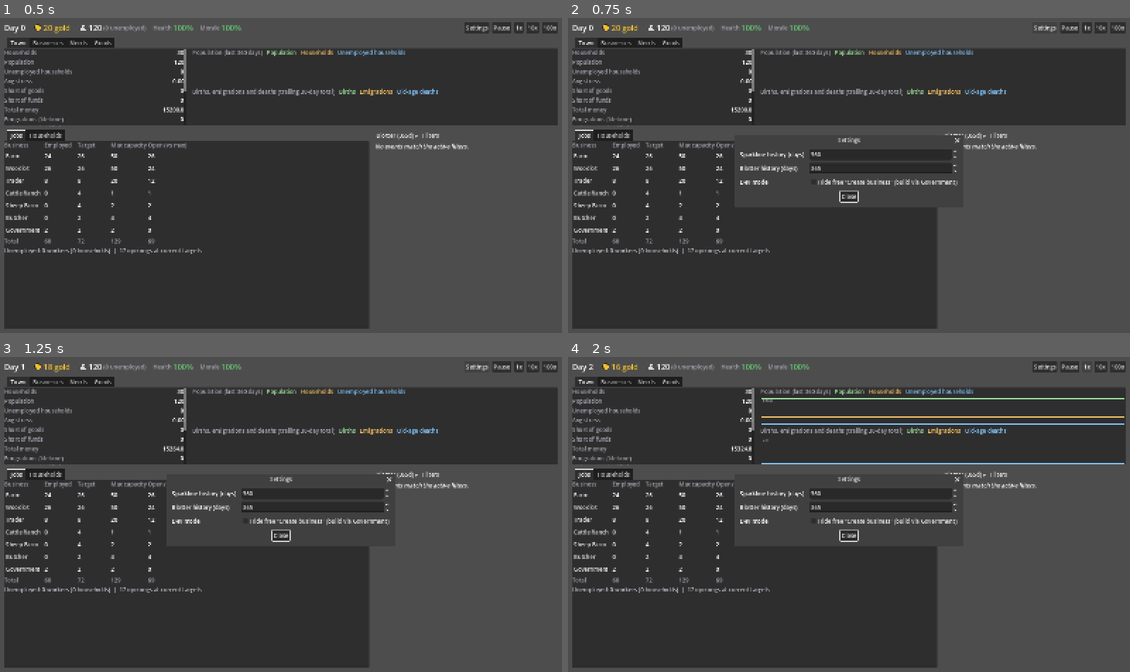
Above: before the commit, frames 1-4 (two rows, left to right).
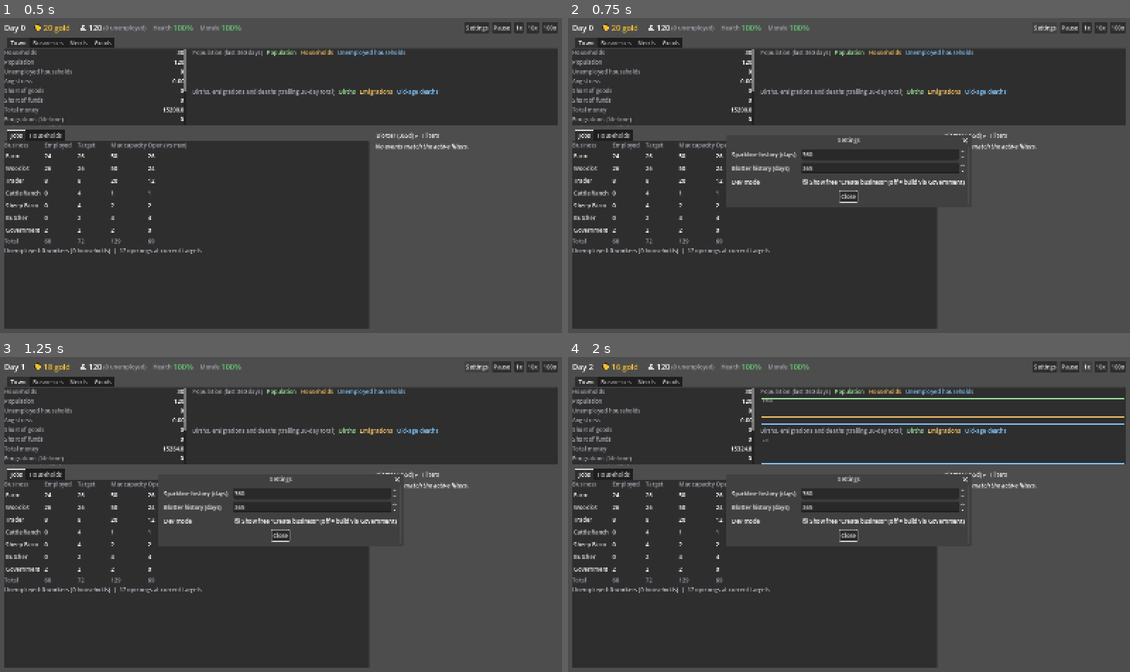
Above: after the commit, the same moments.

Repository: forsman5/sitka
Game: Godot game, scene res://scenes/sim/he_dashboard.tscn
Same seed, same stepped clock (60 frames per second), same inputs: the game is played once before the commit and once after it. This scene is started directly instead of the project's main scene.
Inputs:
- Up to frame 1 (0.5 s): no input
- Up to frame 2 (0.75 s): click "Settings" at 0.5 s
- Up to frame 3 (1.25 s): no input
- Up to frame 4 (2 s): click "1x" at 1.25 s

Frame 1 is identical in both runs. In frame 2, 0.9% of the frame differs, in the area x 28-72%, y 37-59%; in frame 3, 0.9%; in frame 4, 0.9%.

Commit message:
Government build cost dict; farm and woodlot free via Government; dev mode defaults on and shows free menu
- cost is {gold, goods}: gold from the treasury, goods from the Government Warehouse
- government_build_blocker() drives menu text and build_government_building
- farm/woodlot are zero-cost Government options (startup crew + seed cash, as Create business)
- dev_mode now defaults true and SHOWS the free Create business menu

Co-Authored-By: Claude Sonnet 5.5 <noreply@anthropic.com>

Diff:
--- a/scripts/global/game_state.gd
+++ b/scripts/global/game_state.gd
@@ -13,9 +13,9 @@
 var sparkline_days: int = 360
 ## Days of events the household-economy blotter shows.
 var blotter_days: int = 365
-## Experiments: hides the household-economy dashboard's free "Create business"
-## menu so new buildings have to go through the Government build menu.
-var dev_mode: bool = false
+## Dev mode shows the household-economy dashboard's free "Create business"
+## menu. Turn it off to force new buildings through the Government build menu.
+var dev_mode: bool = true
 
 @export var gather_speed: float = 1.3
 @export var game_speed: float = 1.0
--- a/scripts/sim/harness/run_household_economy.gd
+++ b/scripts/sim/harness/run_household_economy.gd
@@ -64,6 +64,7 @@
 	_check_fuel_fallback()
 	_check_government_taxes()
 	_check_government_warehouse()
+	_check_government_build_costs()
 	_check_business_fails_at_credit_limit()
 	_check_person_health_and_morale()
 
@@ -2277,6 +2278,41 @@
 		sim.advance_ticks(10)
 		_assert(warehouse.stock(timber) < held, "Sell order should export held timber (still %.2f of %.2f)" % [warehouse.stock(timber), held])
 
+## Government build costs: farm and woodlot are the free starter tier (built
+## through the same path as the warehouse), and a goods cost is drawn from the
+## Government Warehouse's stock and blocked while the warehouse can't cover it.
+func _check_government_build_costs() -> void:
+	print("
+=== Government build costs: free farm/woodlot, goods cost from the warehouse ===")
+	var sim := _new_sim("build_three_business_economy")
+	var settlement: HESettlement = sim.settlements[1]
+	var gov: HEBusiness = sim.businesses[HEScenarioSeeds.GOVERNMENT_BUSINESS_ID]
+	for type_key in ["farm", "woodlot"]:
+		_assert(sim.has_business_of_type(1, type_key), "Seeded town starts with a %s" % type_key)
+		_assert(sim.build_government_building(1, type_key) == false, "A second %s is refused (unique per town)" % type_key)
+		for business_id in sim.businesses.keys():
+			if (sim.businesses[business_id] as HEBusiness).type_key == type_key:
+				sim.businesses.erase(business_id)
+				settlement.business_ids.erase(business_id)
+				break
+		var treasury_before := gov.balance
+		_assert(sim.build_government_building(1, type_key), "%s should build through the Government for free" % type_key)
+		_assert(absf(gov.balance - treasury_before) < EPSILON, "A free %s must not touch the treasury" % type_key)
+		_assert(sim.has_business_of_type(1, type_key), "The new %s should exist" % type_key)
+
+	# Goods cost: no warehouse -> blocked; warehouse without stock -> blocked;
+	# stocked warehouse -> builds and the goods are consumed.
+	var timber := Commodity.Type.TIMBER
+	var option := {"type_key": "test_hall", "cost": HEScenarioSeeds.build_cost(0.0, {timber: 5.0})}
+	_assert(sim.government_build_blocker(1, option).contains("warehouse"), "Goods cost needs a warehouse")
+	gov.balance = HEScenarioSeeds.WAREHOUSE_BUILD_COST + 50.0
+	_assert(sim.build_government_building(1, "warehouse"), "Warehouse builds")
+	var warehouse := sim._government_warehouse(1)
+	_assert(sim.government_build_blocker(1, option).contains("has 0"), "Empty warehouse can't cover the goods cost")
+	warehouse.add_stock(timber, 8.0)
+	_assert(sim.government_build_blocker(1, option) == "", "Stocked warehouse covers the goods cost")
+	_assert(HEScenarioSeeds.cost_text(option["cost"]) == "5 Timber" or HEScenarioSeeds.cost_text(option["cost"]).contains("5"), "cost_text lists goods")
+
 ## Government + sales tax: every domestic sale remits a slice to the town
 ## treasury, which pays one permanent administrator and never overdrafts.
 ## Sweeps the tax rate so the printout answers "is a sales tax alone enough,
--- a/scripts/sim/household_economy/data/he_scenario_seeds.gd
+++ b/scripts/sim/household_economy/data/he_scenario_seeds.gd
@@ -244,15 +244,51 @@
 	warehouse.type_key = "warehouse"
 	return warehouse
 
-## Buildings the town government builds out of its treasury (not in
-## business_types(): they are not player-funded businesses and are never
-## seeded). Each has a gold `cost` the treasury must hold.
+## A construction cost: `gold` comes out of the treasury, `goods`
+## ({Commodity.Type: units}) out of the town's Government Warehouse stock.
+static func build_cost(gold: float = 0.0, goods: Dictionary = {}) -> Dictionary:
+	return {"gold": gold, "goods": goods}
+
+## "free", "200 g", or "20 g + 10 Timber" -- for build-menu item text.
+static func cost_text(cost: Dictionary) -> String:
+	var parts: Array[String] = []
+	var gold: float = cost.get("gold", 0.0)
+	if gold > 0.0:
+		parts.append("%.0f g" % gold)
+	var goods: Dictionary = cost.get("goods", {})
+	for commodity in goods:
+		parts.append("%.0f %s" % [goods[commodity], Commodity.name_of(commodity)])
+	return "free" if parts.is_empty() else " + ".join(parts)
+
+## What the government charges to build each player business kind, by
+## business_types() `type_key`. Kinds not listed here cannot be built through the
+## Government menu. A zero cost is the free starter tier (no warehouse needed);
+## later kinds pay gold and/or warehouse goods via build_cost().
+static func government_business_costs() -> Dictionary:
+	return {
+		"farm": build_cost(),
+		"woodlot": build_cost(),
+	}
+
+## Buildings the town government builds: the Warehouse (never seeded, not in
+## business_types()) plus the player business kinds priced in
+## government_business_costs(). Each carries a `cost` from build_cost().
+## `startup` marks a business that gets the new-business crew and seed cash
+## (HESimulation.add_new_business); the Warehouse runs on the treasury instead.
 static func government_buildings() -> Array[Dictionary]:
-	return [
-		{"type_key": "warehouse", "label": "Government Warehouse", "cost": WAREHOUSE_BUILD_COST,
+	var options: Array[Dictionary] = [
+		{"type_key": "warehouse", "label": "Government Warehouse", "cost": build_cost(WAREHOUSE_BUILD_COST),
 			"hint": "Employs %d admin workers; holds inventory bought with treasury funds for construction projects." % WAREHOUSE_WORKERS,
+			"startup": false,
 			"make": func(id: int, sid: int) -> HEBusiness: return make_warehouse(id, sid)},
 	]
+	var costs := government_business_costs()
+	for business_type in business_types():
+		if costs.has(business_type["type_key"]):
+			options.append({"type_key": business_type["type_key"], "label": business_type["label"],
+				"cost": costs[business_type["type_key"]], "hint": business_type["hint"],
+				"startup": true, "make": business_type["make"]})
+	return options
 
 ## THE registry of business kinds a player can pick: the dashboard's "Create
 ## business" menu and the setup page's checkboxes are both built from it, so a
--- a/scripts/sim/household_economy/he_dashboard.gd
+++ b/scripts/sim/household_economy/he_dashboard.gd
@@ -1084,7 +1084,7 @@
 	dev_label.text = "Dev mode"
 	grid.add_child(dev_label)
 	var dev_check := CheckBox.new()
-	dev_check.text = "Hide free \"Create business\" (build via Government)"
+	dev_check.text = "Show free \"Create business\" (off = build via Government)"
 	dev_check.button_pressed = GameState.dev_mode
 	dev_check.toggled.connect(GameState.set_dev_mode)
 	grid.add_child(dev_check)
@@ -1111,7 +1111,7 @@
 
 func _on_history_settings_changed() -> void:
 	if _create_business_button != null and is_instance_valid(_create_business_button):
-		_create_business_button.visible = not GameState.dev_mode
+		_create_business_button.visible = GameState.dev_mode
 	_update_history_titles()
 	_set_blotter_minimized(_blotter_minimized)
 	_refresh()
@@ -2491,7 +2491,7 @@
 		create_popup.add_item("%s (already built)" % option["label"] if already_built else option["label"], i)
 		create_popup.set_item_disabled(i, already_built)
 	create_popup.id_pressed.connect(_on_create_business_pressed)
-	create_button.visible = not GameState.dev_mode
+	create_button.visible = GameState.dev_mode
 	_create_business_button = create_button
 	_business_list.add_child(create_button)
 
@@ -2514,19 +2514,17 @@
 func _refresh_government_build_menu() -> void:
 	if _gov_build_popup == null or not is_instance_valid(_gov_build_popup):
 		return
-	var treasury := float(_simulation.get_government_summary(_town_settlement_id()).get("treasury", 0.0))
 	var gov_options := HEScenarioSeeds.government_buildings()
 	for i in gov_options.size():
 		var gov_option: Dictionary = gov_options[i]
-		var built := _simulation.has_business_of_type(_town_settlement_id(), gov_option["type_key"])
-		var affordable := treasury >= float(gov_option["cost"])
-		var item_text := "%s (%.0f g)" % [gov_option["label"], gov_option["cost"]]
-		if built:
+		var blocker := _simulation.government_build_blocker(_town_settlement_id(), gov_option)
+		var item_text := "%s (%s)" % [gov_option["label"], HEScenarioSeeds.cost_text(gov_option["cost"])]
+		if blocker == "already built":
 			item_text = "%s (already built)" % gov_option["label"]
-		elif not affordable:
-			item_text += " - treasury too low (%.0f g)" % treasury
+		elif blocker != "":
+			item_text += " - %s" % blocker
 		_gov_build_popup.set_item_text(i, item_text)
-		_gov_build_popup.set_item_disabled(i, built or not affordable)
+		_gov_build_popup.set_item_disabled(i, blocker != "")
 
 func _town_settlement_id() -> int:
 	return _simulation.get_settlement_ids()[0]
--- a/scripts/sim/household_economy/he_simulation.gd
+++ b/scripts/sim/household_economy/he_simulation.gd
@@ -727,12 +727,44 @@
 	b.startup_grace_until_day = day + (startup_cycle if startup_cycle > 0 else int(CASH_RUNWAY_DANGER_DAYS))
 	add_business(b)
 
+## The settlement's Government Warehouse, or null if it has not built one.
+func _government_warehouse(settlement_id: int) -> HEBusiness:
+	for business_id in businesses.keys():
+		var b: HEBusiness = businesses[business_id]
+		if b.kind == HEBusiness.Kind.WAREHOUSE and b.settlement_id == settlement_id:
+			return b
+	return null
+
+## Why `option` (an entry of HEScenarioSeeds.government_buildings()) cannot be
+## built in `settlement_id` right now -- "" when it can. Checks, in order: a
+## government exists, the type is not already built, the treasury covers the
+## gold cost, and the Government Warehouse holds the goods cost.
+func government_build_blocker(settlement_id: int, option: Dictionary) -> String:
+	var gov := _settlement_government(settlement_id) if settlements.has(settlement_id) else null
+	if gov == null:
+		return "no government"
+	if has_business_of_type(settlement_id, option["type_key"]):
+		return "already built"
+	var cost: Dictionary = option["cost"]
+	if gov.balance < float(cost.get("gold", 0.0)):
+		return "treasury too low (%.0f g)" % gov.balance
+	var goods: Dictionary = cost.get("goods", {})
+	if not goods.is_empty():
+		var warehouse := _government_warehouse(settlement_id)
+		for commodity in goods:
+			var held := warehouse.stock(commodity) if warehouse != null else 0.0
+			if held < float(goods[commodity]):
+				return "needs %.0f %s in the warehouse (has %.0f)" % [goods[commodity], Commodity.name_of(commodity), held]
+	return ""
+
 ## Builds a government building (HEScenarioSeeds.government_buildings()) out of
-## the settlement's treasury. The cost is spent (it leaves the treasury and is
-## booked in _construction_spend_total -- a government building has no cash of
-## its own, it runs on the treasury). Returns false -- building nothing -- for
-## an unknown type, a settlement with no government, a building of that type
-## that already exists, or a treasury that cannot cover the cost.
+## the settlement's treasury and warehouse. The gold cost is spent (it leaves
+## the treasury and is booked in _construction_spend_total -- a government
+## building has no cash of its own, it runs on the treasury); the goods cost is
+## consumed from the Government Warehouse. A `startup` option is a player
+## business kind and goes through add_new_business (crew + seed cash) rather
+## than add_business. Returns false -- building nothing -- for an unknown type
+## or when government_build_blocker() says no.
 ## TODO(multiple-buildings): every government building is unique per town
 ## today (has_business_of_type) -- no second warehouse, and the UI/orders
 ## assume exactly one. If that is ever relaxed, order panels, the treasury
@@ -745,14 +777,23 @@
 	for option in HEScenarioSeeds.government_buildings():
 		if option["type_key"] != type_key:
 			continue
-		var cost: float = option["cost"]
-		if gov.balance < cost:
+		if government_build_blocker(settlement_id, option) != "":
 			return false
+		var cost: Dictionary = option["cost"]
+		var gold: float = cost.get("gold", 0.0)
+		var goods: Dictionary = cost.get("goods", {})
+		if not goods.is_empty():
+			var warehouse := _government_warehouse(settlement_id)
+			for commodity in goods:
+				warehouse.consume(commodity, goods[commodity])
 		var building: HEBusiness = option["make"].call(next_business_id(), settlement_id)
-		gov.balance -= cost
-		gov.last_cash_change -= cost
-		_construction_spend_total += cost
-		add_business(building)
+		gov.balance -= gold
+		gov.last_cash_change -= gold
+		_construction_spend_total += gold
+		if option.get("startup", false):
+			add_new_business(building)
+		else:
+			add_business(building)
 		return true
 	return false
 
